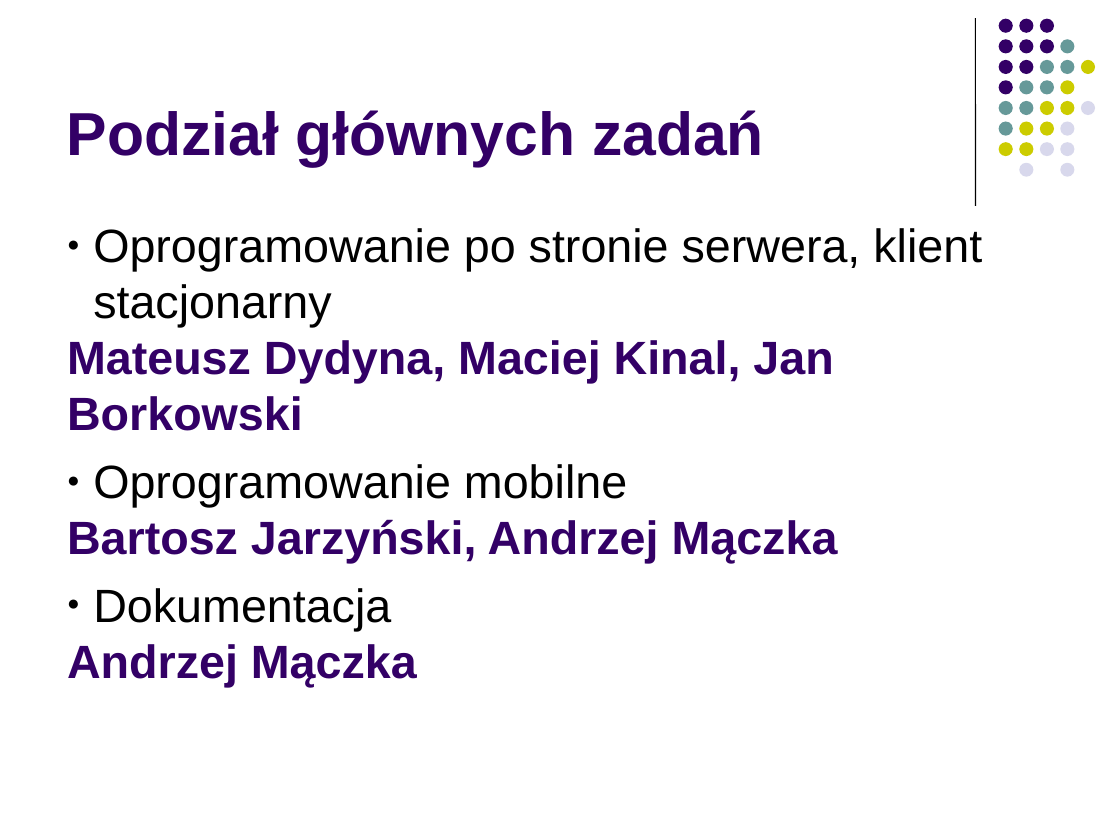
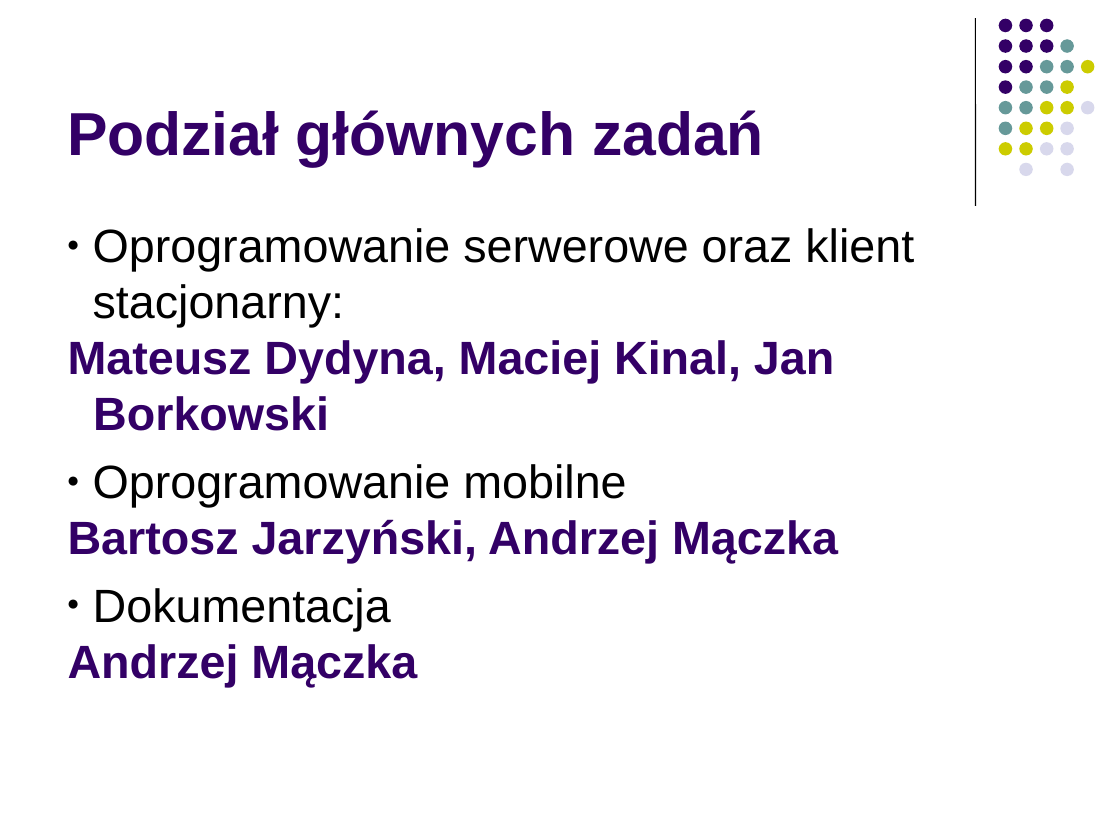
Before and after one commit to Andrzej1984/ZIwG_projekt, a slide deck: slide 11 of Zastosowania informatyki w gospodarce-projekt.ppt (slide 7 before the commit). Drawn at 1120x840 pixels with LibreOffice and Linux fonts; fonts in the diff are those of the drawing. Boxes give left, top, right and bottom in pixels: in the first picture for what was removed or moved away, otherwise in the second. Text is boxed around its words. In the diff, an @@ line names an element or a change of style, - is before the commit and + after.

```diff
--- a/Zastosowania informatyki w gospodarce-projekt.ppt
+++ b/Zastosowania informatyki w gospodarce-projekt.ppt
@@ text at <box>93,228,914,328</box>: text changed @@
-● Oprogramowanie po stronie serwera, klient stacjonarny
+● Oprogramowanie serwerowe oraz klient stacjonarny:
@@ text at <box>68,340,838,687</box>: indent changed @@
```
Also in this commit, not shown: 6 other slides changed, 8 slides added, 4 slides removed, 1 other file.
